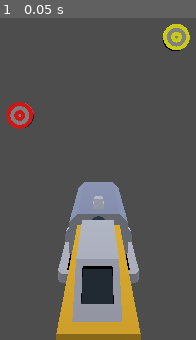
Above: before the commit, frame 1.
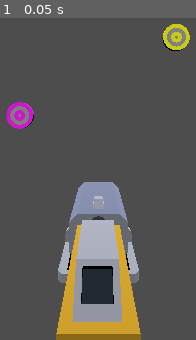
Above: after the commit, the same moment.

Repository: sundowns/primary-connection
Game: Godot game, scene res://Game.tscn
Two runs of this game, one before a commit and one after it. Both use one fixed random seed, a clock stepped at 60 frames per second and the inputs below.
Inputs:
- Up to frame 1 (0.05 s): no input

The runs differ from the first frame. In frame 1, 0.6% of the frame differs, in the area x 3-18%, y 26-35%.

Commit message:
ok magenta and not purple i guess

Diff:
--- a/Game.tscn
+++ b/Game.tscn
@@ -16,7 +16,7 @@
 
 [node name="Target" parent="Targets" instance=ExtResource("2_5q3a7")]
 transform = Transform3D(1, 0, 0, 0, 1, 0, 0, 0, 1, 1.005, 0, 3.75666)
-colour = Color(1, 0, 0, 1)
+colour = Color(1, 0, 1, 1)
 
 [node name="Target2" parent="Targets" instance=ExtResource("2_5q3a7")]
 transform = Transform3D(1, 0, 0, 0, 1, 0, 0, 0, 1, -0.994997, 1, 3.75666)
--- a/src/ColourManager.gd
+++ b/src/ColourManager.gd
@@ -7,7 +7,7 @@
 	Color.BLUE,
 	Color.GREEN,
 	# combos of two
-	Color.PURPLE,
+	Color.MAGENTA,
 	Color.YELLOW,
 	Color.CYAN,
 	# Three
